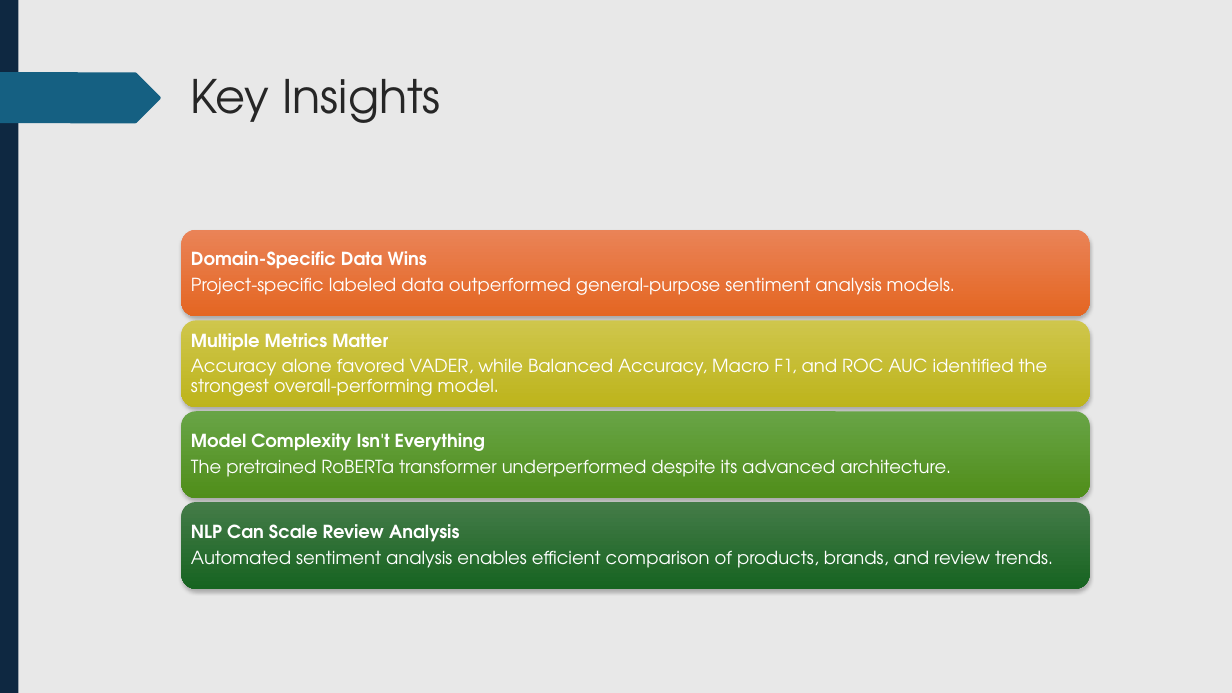
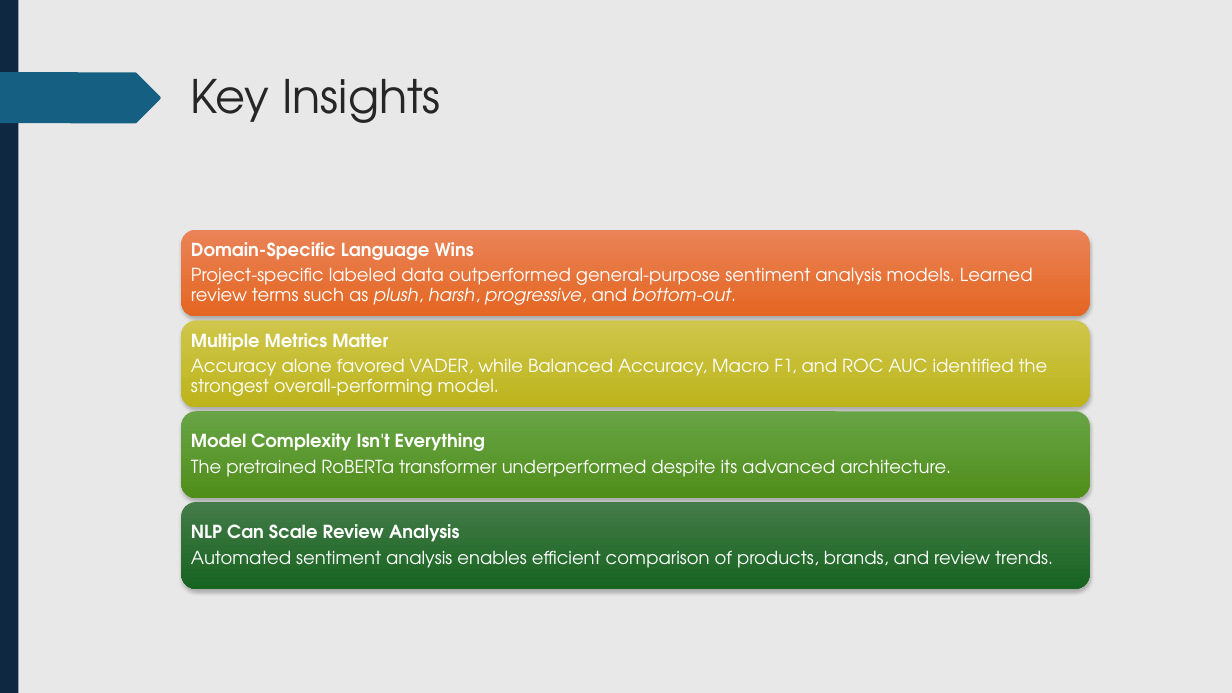
Before and after one commit to Austin-Engstrom/capstone-ds785, a slide deck: slide 5 of project_documents/DS785_Final_Presentation.pptx. Drawn at 1232x693 pixels with LibreOffice and Linux fonts; fonts in the diff are those of the drawing. Boxes give left, top, right and bottom in pixels: in the first picture for what was removed or moved away, otherwise in the second. Text is boxed around its words. In the diff, an @@ line names an element or a change of style, - is before the commit and + after.

```diff
--- a/project_documents/DS785_Final_Presentation.pptx
+++ b/project_documents/DS785_Final_Presentation.pptx
@@ text at (191,242,1033,305): text changed @@
-Domain-Specific Data Wins
-Project-specific labeled data outperformed general-purpose sentiment analysis models.
+Domain-Specific Language Wins
+Project-specific labeled data outperformed general-purpose sentiment analysis models. Learned review terms such as plush, harsh, progressive, and bottom-out.
```
Also in this commit, not shown: 3 other slides changed.
